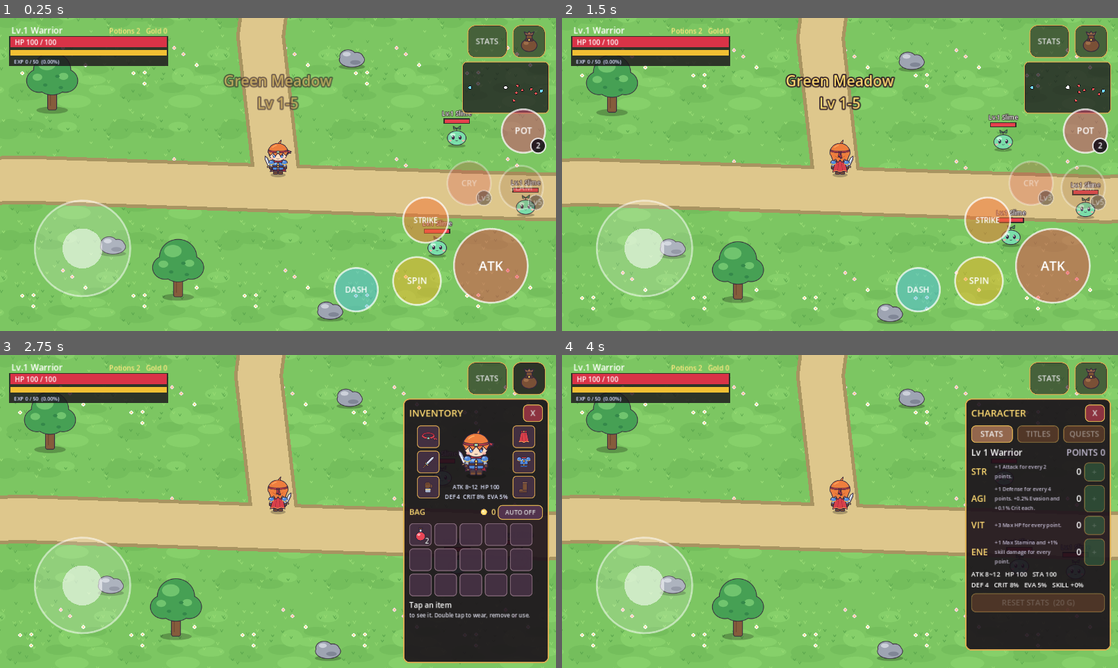
Above: before the commit, frames 1-4 (two rows, left to right).
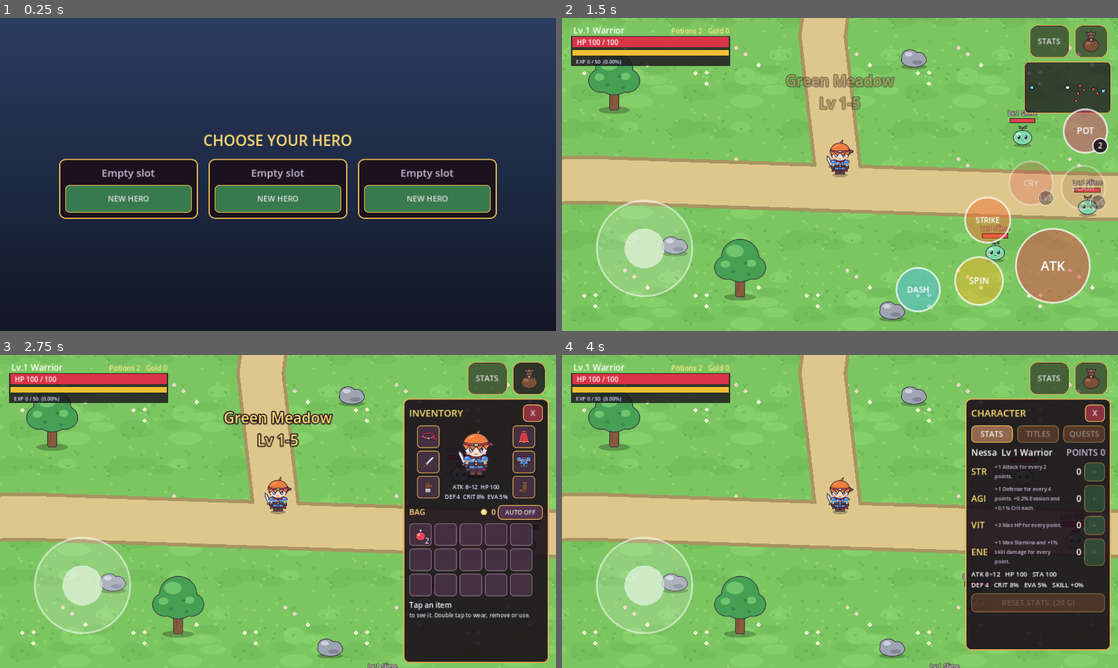
Above: after the commit, the same moments.

Repository: lepri17/fantasy-mmorpg
Game: Godot game, scene res://scenes/ui/character_select.tscn
Same seed, same stepped clock (60 frames per second), same inputs: the game is played once before the commit and once after it. Before the commit the project starts from res://scenes/main.tscn. Sound files missing from this copy of the repository are replaced by a short silence.
Inputs (mouse positions are in pixels of both pictures, inside the frame that each line leads up to):
- Up to frame 1 (0.25 s): no input
- Up to frame 2 (1.5 s): click (689, 199) at 0.5 s, where only the run after the commit has a clickable "NEW HERO"; click (767, 249) at 1.25 s, where only the run after the commit has a clickable "CHOOSE"
- Up to frame 3 (2.75 s): click (528, 380) at 2 s
- Up to frame 4 (4 s): click "STATS" at 2.75 s; click "STATS" at 3.5 s

The runs differ from the first frame. In frame 1, 100% of the frame differs, in the area x 0-100%, y 0-100%; in frame 2, 9.2%; in frame 3, 6.8%; in frame 4, 6.2%.

Commit message:
Stage 7B: character screen with save slots, and the job advancement
- The game opens on a character screen: three slots, each with PLAY and
  DELETE (asks first), and NEW HERO on an empty slot: pick a class and a
  name. For now a new hero can be a Warrior or an Archer; the mage is in
  the game but not offered (classes.json "playable").
- One file per slot (save_file.gd); the single save from before becomes
  the first slot.
- P6 job advancement: Master Hale, the Class Master, stands in Willow
  Town. At level 10 his Trial of the King asks for the Slime King; after
  it the Warrior is a Champion and the Archer a Ranger (the Mage would be
  a Sorcerer): a bonus (HP, attack, crit or mana), the fifth skill, the
  class's own gear (Champion Cape, Azure Hood) and a glow under the hero.
- Tests: the trial and the advancement, the character screen on test
  files (278 checks). Screenshots of the Ranger and both screens.

Co-Authored-By: Claude Opus 5.5 <noreply@anthropic.com>
Claude-Session: https://claude.ai/code/session_017mrmjVddk55zTg5TUzkK7p

Diff:
--- a/client/data/classes.json
+++ b/client/data/classes.json
@@ -2,6 +2,10 @@
   "order": [
     "warrior",
     "mage",
+    "archer"
+  ],
+  "playable": [
+    "warrior",
     "archer"
   ],
   "classes": {
@@ -27,7 +31,12 @@
           1.0,
           0.72,
           0.3
-        ]
+        ],
+        "item": "champion_cape",
+        "bonus": {
+          "max_hp": 40,
+          "attack": 4
+        }
       }
     },
     "mage": {
@@ -92,7 +101,13 @@
           0.62,
           0.52,
           1.0
-        ]
+        ],
+        "item": "starlit_hat",
+        "bonus": {
+          "max_hp": 25,
+          "attack": 4,
+          "max_stamina": 30
+        }
       }
     },
     "archer": {
@@ -150,7 +165,13 @@
           0.45,
           0.85,
           1.0
-        ]
+        ],
+        "item": "azure_hood",
+        "bonus": {
+          "max_hp": 30,
+          "attack": 4,
+          "crit_chance": 0.03
+        }
       }
     }
   }
--- a/client/data/maps.json
+++ b/client/data/maps.json
@@ -203,6 +203,14 @@
           "pos": [
             1024,
             380
+          ]
+        },
+        {
+          "type": "npc",
+          "id": "master",
+          "pos": [
+            1024,
+            900
           ]
         }
       ],
--- a/client/data/npcs.json
+++ b/client/data/npcs.json
@@ -60,5 +60,14 @@
     "services": [
       "quests"
     ]
+  },
+  "master": {
+    "name": "Master Hale",
+    "title": "Class Master",
+    "look": "master",
+    "greeting": "Reach level 10 and come to me for your trial. Pass it, and your class grows.",
+    "services": [
+      "quests"
+    ]
   }
 }
--- a/client/data/quests.json
+++ b/client/data/quests.json
@@ -119,5 +119,22 @@
       "gold": 150
     },
     "daily": true
+  },
+  "trial_of_the_king": {
+    "name": "Trial of the King",
+    "giver": "master",
+    "level": 10,
+    "text": "You have grown strong. Defeat the Slime King in Mossy Woods, and I will show you the higher path of your class.",
+    "done_text": "The King has fallen. From today you walk a higher path: a new name, a new skill, and something to wear for it.",
+    "goal": {
+      "type": "kill",
+      "monster": "slime_king",
+      "count": 1
+    },
+    "reward": {
+      "xp": 500,
+      "gold": 300,
+      "advance": true
+    }
   }
 }
--- a/client/project.godot
+++ b/client/project.godot
@@ -6,7 +6,7 @@
 [application]
 
 config/name="Fantasy MMORPG (Prototype)"
-run/main_scene="res://scenes/main.tscn"
+run/main_scene="res://scenes/ui/character_select.tscn"
 config/icon="res://icon.png"
 config/features=PackedStringArray("GL Compatibility")
 
--- /dev/null
+++ b/client/scenes/ui/character_select.tscn
@@ -0,0 +1,12 @@
+[gd_scene load_steps=2 format=3]
+
+[ext_resource type="Script" path="res://scripts/ui/character_select.gd" id="1_select"]
+
+[node name="CharacterSelect" type="Control"]
+layout_mode = 3
+anchors_preset = 15
+anchor_right = 1.0
+anchor_bottom = 1.0
+grow_horizontal = 2
+grow_vertical = 2
+script = ExtResource("1_select")
--- a/client/scripts/player/class_db.gd
+++ b/client/scripts/player/class_db.gd
@@ -10,6 +10,11 @@
 ## Class ids in the order the character screen shows them.
 static func ids() -> Array:
 	return GameData.table("classes")["order"]
+
+
+## The classes a new hero can be (classes.json "playable"; the mage waits for now).
+static func playable() -> Array:
+	return GameData.table("classes").get("playable", ids())
 
 
 static func exists(class_id: String) -> bool:
@@ -52,6 +57,12 @@
 	return data["advanced"]["name"] if advanced else data["name"]
 
 
+## The colour of the glow under a hero who made the job advancement.
+static func advanced_color(class_id: String) -> Color:
+	var rgb: Array = info(class_id)["advanced"]["color"]
+	return Color(rgb[0], rgb[1], rgb[2])
+
+
 ## The colour of the second bar (stamina or mana).
 static func resource_color(class_id: String) -> Color:
 	var rgb: Array = info(class_id)["resource_color"]
--- a/client/scripts/player/player.gd
+++ b/client/scripts/player/player.gd
@@ -22,6 +22,8 @@
 var _light: PointLight2D
 var _silhouette: AnimatedSprite2D
 var _silhouette_check: float = 0.0
+## Time for the pulse of the job advancement glow.
+var _aura_time: float = 0.0
 
 
 func _ready() -> void:
@@ -45,7 +47,23 @@
 	_make_silhouette()
 
 
+## After the job advancement, a soft ring in the class's colour under the hero
+## (drawn under the sprite, which is a child).
+func _draw() -> void:
+	if not stats.advanced:
+		return
+	var color: Color = ClassDb.advanced_color(stats.class_id)
+	var pulse: float = 0.5 + 0.5 * sin(_aura_time * 3.0)
+	draw_set_transform(Vector2(0.0, 2.0), 0.0, Vector2(1.0, 0.45))
+	draw_circle(Vector2.ZERO, 30.0, Color(color, 0.14))
+	var ring := Color(color, 0.5 + 0.3 * pulse)
+	draw_arc(Vector2.ZERO, 31.0 + pulse * 3.0, 0.0, TAU, 40, ring, 3.0, true)
+
+
 func _physics_process(delta: float) -> void:
+	if stats.advanced:
+		_aura_time += delta
+		queue_redraw()
 	_update_silhouette(delta)
 	if is_dead:
 		return
--- a/client/scripts/player/player_base.gd
+++ b/client/scripts/player/player_base.gd
@@ -387,7 +387,10 @@
 		return
 	var quest: Dictionary = QuestLog.list[quest_id]
 	var reward: Dictionary = quest.get("reward", {})
-	if not stats.room_for(reward.get("items", [])):
+	var reward_items: Array = reward.get("items", []).duplicate()
+	if reward.get("advance", false):
+		reward_items.append({"id": ClassDb.info(stats.class_id)["advanced"]["item"], "count": 1})
+	if not stats.room_for(reward_items):
 		_say("Make room in your bag for the reward first.", WARNING_COLOR)
 		return
 	if quest["goal"]["type"] == "collect":
@@ -402,7 +405,25 @@
 		add_gold(int(reward["gold"]))
 	if int(reward.get("xp", 0)) > 0:
 		gain_xp(int(reward["xp"]))
-	_progress_changed()
+	if reward.get("advance", false):
+		_advance()
+	_progress_changed()
+
+
+## The job advancement (P6): the class gets its new name, a bonus, the fifth
+## skill and its own piece of gear to wear; a glow under the hero shows it.
+func _advance() -> void:
+	if stats.advanced:
+		return
+	stats.advanced = true
+	var info: Dictionary = ClassDb.info(stats.class_id)["advanced"]
+	stats.add_item(info["item"], 1)
+	var new_name: String = ClassDb.display_name(stats.class_id, true)
+	_say("You are now a %s! Got %s." % [new_name, _item_name(info["item"])], QUEST_COLOR)
+	get_tree().call_group("hud", "show_banner", "You are now a %s!" % new_name, "A new skill opens")
+	Burst.spawn(self, Vector2(0, -24), ClassDb.advanced_color(stats.class_id), 60, 280.0)
+	_sfx("levelup")
+	_limits_changed()
 
 
 ## Talking to a townsperson finishes the "talk" goals about them.
--- a/client/scripts/player/save_file.gd
+++ b/client/scripts/player/save_file.gd
@@ -1,26 +1,72 @@
 extends RefCounted
-## Local save of the character's progress, as a small file on the device.
-## Temporary home for this data: once there is a server, the server keeps it.
+## Local saves of the heroes' progress, as small files on the device: one file
+## per slot of the character screen. Temporary home for this data: once there
+## is a server, the server keeps it.
 
+const PlayerStats := preload("res://scripts/player/player_stats.gd")
 const DEFAULT_PATH := "user://save.cfg"
 const SECTION := "character"
+## The character screen keeps up to three heroes.
+const SLOT_COUNT := 3
+const SLOT_PATH := "user://slot_%d.cfg"
 
-## Where the save lives. The smoke test points this at its own file.
+## Where the hero being played is saved. The character screen sets it to the
+## chosen slot; the smoke test points it at its own file.
 static var path: String = DEFAULT_PATH
+## Where the slots are. The smoke test points them at its own files.
+static var slot_pattern: String = SLOT_PATH
 
 
 static func load_data() -> Dictionary:
+	return _read(path)
+
+
+static func save_data(data: Dictionary) -> void:
+	_write(path, data)
+
+
+static func slot_path(slot: int) -> String:
+	return slot_pattern % slot
+
+
+## A slot's save, read without playing it ({} for an empty slot).
+static func peek(slot: int) -> Dictionary:
+	return _read(slot_path(slot))
+
+
+## A new hero: only the class and the name. The game gives the class's starting
+## gear when it loads (player_stats.gd from_dict).
+static func create_slot(slot: int, class_id: String, hero_name: String) -> void:
+	_write(
+		slot_path(slot), {"version": PlayerStats.SAVE_VERSION, "class": class_id, "name": hero_name}
+	)
+
+
+static func delete_slot(slot: int) -> void:
+	if FileAccess.file_exists(slot_path(slot)):
+		DirAccess.remove_absolute(ProjectSettings.globalize_path(slot_path(slot)))
+
+
+## The one save from before the character screen becomes the first slot.
+static func adopt_old_save(old_path: String = DEFAULT_PATH) -> void:
+	if FileAccess.file_exists(old_path) and not FileAccess.file_exists(slot_path(1)):
+		DirAccess.rename_absolute(
+			ProjectSettings.globalize_path(old_path), ProjectSettings.globalize_path(slot_path(1))
+		)
+
+
+static func _read(file_path: String) -> Dictionary:
 	var config := ConfigFile.new()
 	var data := {}
-	if config.load(path) != OK or not config.has_section(SECTION):
+	if config.load(file_path) != OK or not config.has_section(SECTION):
 		return data
 	for key in config.get_section_keys(SECTION):
 		data[key] = config.get_value(SECTION, key)
 	return data
 
 
-static func save_data(data: Dictionary) -> void:
+static func _write(file_path: String, data: Dictionary) -> void:
 	var config := ConfigFile.new()
 	for key in data:
 		config.set_value(SECTION, key, data[key])
-	config.save(path)
+	config.save(file_path)
--- /dev/null
+++ b/client/scripts/ui/character_select.gd
@@ -0,0 +1,241 @@
+extends Control
+## The first screen: the saved heroes in three slots, each with PLAY and
+## DELETE, and NEW HERO on an empty slot: pick a class (Warrior or Archer for
+## now) and a name. PLAY loads that hero's save and starts the game.
+
+const SaveFile := preload("res://scripts/player/save_file.gd")
+const ClassDb := preload("res://scripts/player/class_db.gd")
+const HeroLook := preload("res://scripts/player/hero_look.gd")
+const UiStyle := preload("res://scripts/ui/ui_style.gd")
+const GameData := preload("res://scripts/data/game_data.gd")
+const MAIN_SCENE := "res://scenes/main.tscn"
+## The hero sheets: cell size, and the idle frames in the first row (facing down).
+const CELL := 128
+const IDLE_FRAMES := 4
+const IDLE_SECONDS := 0.2
+const CARD_SIZE := Vector2(320, 0)
+const PREVIEW_SIZE := Vector2(170, 170)
+const NAMES := ["Aren", "Lio", "Nessa", "Tavi", "Elin", "Doran", "Pip", "Wren", "Quill", "Brin"]
+const BACKGROUND_TOP := Color(0.17, 0.24, 0.38)
+const BACKGROUND_BOTTOM := Color(0.07, 0.09, 0.15)
+const DIM_TEXT := Color(0.78, 0.75, 0.84)
+const GREEN := Color(0.22, 0.48, 0.3)
+const RED := Color(0.55, 0.2, 0.2)
+const BROWN := Color(0.5, 0.3, 0.18)
+
+## False in the smoke test: PLAY then only picks the save, without changing scene.
+var starts_game: bool = true
+## The slot NEW HERO fills (1..3).
+var new_slot: int = 0
+
+var _title: Label
+var _cards: HBoxContainer
+var _name_row: HBoxContainer
+var _name_edit: LineEdit
+var _back_button: Button
+## The idle frames shown on the cards; they move on together.
+var _previews: Array[AtlasTexture] = []
+var _idle_time: float = 0.0
+## The slot whose DELETE was pressed once (a second press deletes), or 0.
+var _delete_armed: int = 0
+
+
+func _ready() -> void:
+	SaveFile.adopt_old_save()
+	set_anchors_preset(Control.PRESET_FULL_RECT)
+	resized.connect(queue_redraw)
+	_build()
+	show_slots()
+
+
+func _process(delta: float) -> void:
+	_idle_time += delta
+	var column: int = int(_idle_time / IDLE_SECONDS) % IDLE_FRAMES
+	for preview in _previews:
+		preview.region = Rect2(column * CELL, 0, CELL, CELL)
+
+
+func _draw() -> void:
+	var corners := PackedVector2Array(
+		[Vector2.ZERO, Vector2(size.x, 0.0), size, Vector2(0.0, size.y)]
+	)
+	var colors := PackedColorArray(
+		[BACKGROUND_TOP, BACKGROUND_TOP, BACKGROUND_BOTTOM, BACKGROUND_BOTTOM]
+	)
+	draw_polygon(corners, colors)
+
+
+## The three save slots.
+func show_slots() -> void:
+	_delete_armed = 0
+	_show_slot_cards()
+
+
+## NEW HERO for a slot: the classes to choose from, and a name.
+func show_classes(slot: int) -> void:
+	new_slot = slot
+	_clear_cards()
+	_title.text = "NEW HERO"
+	_name_edit.text = NAMES.pick_random()
+	_name_row.show()
+	_back_button.show()
+	for class_id in ClassDb.playable():
+		_class_card(class_id)
+
+
+## Saves a new hero of the class in the chosen slot, and plays it.
+func create(class_id: String) -> void:
+	var hero_name: String = _name_edit.text.strip_edges().left(12)
+	if hero_name == "":
+		hero_name = NAMES.pick_random()
+	SaveFile.create_slot(new_slot, class_id, hero_name)
+	play(new_slot)
+
+
+## Plays the hero saved in the slot.
+func play(slot: int) -> void:
+	SaveFile.path = SaveFile.slot_path(slot)
+	if starts_game:
+		get_tree().change_scene_to_file(MAIN_SCENE)
+
+
+## DELETE asks first: the first press shows "SURE?", the second deletes.
+## Returns true when the hero was deleted.
+func request_delete(slot: int) -> bool:
+	if _delete_armed != slot:
+		_delete_armed = slot
+		_show_slot_cards()
+		return false
+	SaveFile.delete_slot(slot)
+	show_slots()
+	return true
+
+
+func _build() -> void:
+	var column := VBoxContainer.new()
+	column.set_anchors_preset(Control.PRESET_FULL_RECT)
+	column.offset_left = 40.0
+	column.offset_top = 24.0
+	column.offset_right = -40.0
+	column.offset_bottom = -24.0
+	column.alignment = BoxContainer.ALIGNMENT_CENTER
+	column.add_theme_constant_override("separation", 18)
+	add_child(column)
+	_title = _centered(UiStyle.label("", 34, UiStyle.GOLD_TEXT))
+	column.add_child(_title)
+	_name_row = HBoxContainer.new()
+	_name_row.alignment = BoxContainer.ALIGNMENT_CENTER
+	_name_row.add_theme_constant_override("separation", 12)
+	_name_row.add_child(UiStyle.label("Name", 22, Color.WHITE))
+	_name_edit = LineEdit.new()
+	_name_edit.max_length = 12
+	_name_edit.custom_minimum_size = Vector2(260, 48)
+	_name_edit.add_theme_font_size_override("font_size", 22)
+	_name_row.add_child(_name_edit)
+	column.add_child(_name_row)
+	_cards = HBoxContainer.new()
+	_cards.alignment = BoxContainer.ALIGNMENT_CENTER
+	_cards.add_theme_constant_override("separation", 24)
+	column.add_child(_cards)
+	_back_button = UiStyle.button("BACK", BROWN, Vector2(180, 52))
+	_back_button.size_flags_horizontal = Control.SIZE_SHRINK_CENTER
+	_back_button.pressed.connect(show_slots)
+	column.add_child(_back_button)
+
+
+func _show_slot_cards() -> void:
+	_clear_cards()
+	_title.text = "CHOOSE YOUR HERO"
+	_name_row.hide()
+	_back_button.hide()
+	for slot in range(1, SaveFile.SLOT_COUNT + 1):
+		_slot_card(slot, SaveFile.peek(slot))
+
+
+func _slot_card(slot: int, data: Dictionary) -> void:
+	var box: VBoxContainer = _card()
+	if data.is_empty():
+		box.add_child(_centered(UiStyle.label("Empty slot", 24, DIM_TEXT)))
+		var new_button := UiStyle.button("NEW HERO", GREEN, Vector2(0, 64))
+		new_button.pressed.connect(show_classes.bind(slot))
+		box.add_child(new_button)
+		return
+	var class_id: String = str(data.get("class", ClassDb.DEFAULT))
+	var equipment = data.get("equipment", {})
+	box.add_child(_preview(class_id, equipment if equipment is Dictionary else {}))
+	var hero_name: String = str(data.get("name", ""))
+	if hero_name == "":
+		hero_name = "Hero %d" % slot
+	box.add_child(_centered(UiStyle.label(hero_name, 26, Color.WHITE)))
+	var class_text: String = ClassDb.display_name(class_id, data.get("advanced", false) == true)
+	var level_line: String = "Lv.%d %s" % [int(data.get("level", 1)), class_text]
+	box.add_child(_centered(UiStyle.label(level_line, 20, UiStyle.GOLD_TEXT)))
+	box.add_child(_centered(UiStyle.label(_map_name(str(data.get("map", ""))), 16, DIM_TEXT)))
+	var play_button := UiStyle.button("PLAY", GREEN, Vector2(0, 64))
+	play_button.pressed.connect(play.bind(slot))
+	box.add_child(play_button)
+	var delete_text: String = "SURE?" if _delete_armed == slot else "DELETE"
+	var delete_button := UiStyle.button(delete_text, RED, Vector2(0, 44))
+	delete_button.pressed.connect(request_delete.bind(slot))
+	box.add_child(delete_button)
+
+
+func _class_card(class_id: String) -> void:
+	var box: VBoxContainer = _card()
+	var info: Dictionary = ClassDb.info(class_id)
+	box.add_child(_preview(class_id, {}))
+	box.add_child(_centered(UiStyle.label(info["name"], 28, UiStyle.GOLD_TEXT)))
+	var text: Label = _centered(UiStyle.label(info["text"], 16, DIM_TEXT))
+	text.autowrap_mode = TextServer.AUTOWRAP_WORD_SMART
+	text.custom_minimum_size = Vector2(260, 0)
+	box.add_child(text)
+	var choose_button := UiStyle.button("CHOOSE", GREEN, Vector2(0, 64))
+	choose_button.pressed.connect(create.bind(class_id))
+	box.add_child(choose_button)
+
+
+## A framed card in the row; returns the box to fill.
+func _card() -> VBoxContainer:
+	var panel := PanelContainer.new()
+	panel.custom_minimum_size = CARD_SIZE
+	panel.add_theme_stylebox_override("panel", UiStyle.frame_style())
+	var box := VBoxContainer.new()
+	box.alignment = BoxContainer.ALIGNMENT_CENTER
+	box.add_theme_constant_override("separation", 10)
+	panel.add_child(box)
+	_cards.add_child(panel)
+	return box
+
+
+## The hero standing (first idle frame, facing down), in its gear; a new hero
+## in its class's starting gear.
+func _preview(class_id: String, equipment: Dictionary) -> TextureRect:
+	if equipment.is_empty():
+		equipment = ClassDb.rule(class_id, "starting_gear")
+	var frame := AtlasTexture.new()
+	frame.atlas = HeroLook.build(equipment, class_id)
+	frame.region = Rect2(0, 0, CELL, CELL)
+	_previews.append(frame)
+	var picture := TextureRect.new()
+	picture.texture = frame
+	picture.custom_minimum_size = PREVIEW_SIZE
+	picture.expand_mode = TextureRect.EXPAND_IGNORE_SIZE
+	picture.stretch_mode = TextureRect.STRETCH_KEEP_ASPECT_CENTERED
+	return picture
+
+
+func _clear_cards() -> void:
+	_previews.clear()
+	for child in _cards.get_children():
+		_cards.remove_child(child)
+		child.queue_free()
+
+
+func _map_name(map_id: String) -> String:
+	var maps: Dictionary = GameData.table("maps")["maps"]
+	return maps[map_id]["name"] if maps.has(map_id) else maps["field"]["name"]
+
+
+func _centered(label: Label) -> Label:
+	label.horizontal_alignment = HORIZONTAL_ALIGNMENT_CENTER
+	return label
--- a/client/tests/screenshots.gd
+++ b/client/tests/screenshots.gd
@@ -98,7 +98,34 @@
 	hud.toggle_inventory()
 	await _shot("17_archer_bag")
 	hud.toggle_inventory()
+	player.stats.advanced = true
+	player.add_item("azure_hood")
+	for i in player.stats.bag.size():
+		if player.stats.bag[i]["id"] == "azure_hood":
+			player.equip_from_bag(i)
+			break
+	hud.call("_refresh_progress")
+	await _frames(20)
+	await _shot("18_ranger")
 	GameScript.sky_seconds = -1.0
+	# The character screen, with two heroes saved
+	SaveFile.slot_pattern = "user://shots_slot_%d.cfg"
+	SaveFile.path = SaveFile.slot_path(1)
+	SaveFile.save_data(player.stats.to_dict())
+	SaveFile.create_slot(2, "warrior", "Doran")
+	SaveFile.delete_slot(3)
+	root.remove_child(main)
+	main.free()
+	var screen: Control = load("res://scenes/ui/character_select.tscn").instantiate()
+	screen.starts_game = false
+	root.add_child(screen)
+	await _frames(10)
+	await _shot("19_select")
+	screen.show_classes(3)
+	await _frames(5)
+	await _shot("20_new_hero")
+	for slot in range(1, SaveFile.SLOT_COUNT + 1):
+		SaveFile.delete_slot(slot)
 	DirAccess.remove_absolute(ProjectSettings.globalize_path(SAVE_PATH))
 	quit()
 
--- a/client/tests/smoke_classes.gd
+++ b/client/tests/smoke_classes.gd
@@ -10,6 +10,8 @@
 const PlayerStats = preload("res://scripts/player/player_stats.gd")
 const ItemDb = preload("res://scripts/items/item_db.gd")
 const GameData = preload("res://scripts/data/game_data.gd")
+const SaveFile = preload("res://scripts/player/save_file.gd")
+const SELECT_SCENE = preload("res://scenes/ui/character_select.tscn")
 ## Where the monsters not in a test wait, frozen.
 const PARK := Vector2(2300, 1350)
 
@@ -25,6 +27,7 @@
 	await _check_mage(player, hud)
 	await _check_archer(player, hud)
 	await _check_warrior_job(player, hud)
+	await _check_select()
 
 
 func _check_data() -> void:
@@ -253,8 +256,36 @@
 
 func _check_warrior_job(player, hud) -> void:
 	_become(player, hud, "warrior")
-	player.stats.advanced = true
-	hud.call("_refresh_progress")
+	player.stats.level = 9
+	player.accept_quest("trial_of_the_king")
+	t._check(
+		not player.stats.quests.active.has("trial_of_the_king"), "the trial waits for level 10"
+	)
+	player.stats.level = 10
+	var hp_before_job: int = player.stats.max_hp()
+	var hp_per_level: int = int(player.stats.rule("hp_per_level"))
+	player.accept_quest("trial_of_the_king")
+	t._check(
+		player.stats.quests.active.has("trial_of_the_king"),
+		"at level 10 Master Hale gives the Trial of the King"
+	)
+	player.record_kill("slime_king", false)
+	player.turn_in_quest("trial_of_the_king")
+	t._check(
+		player.stats.advanced and t._bag_index(player, "champion_cape") >= 0,
+		"beating the Slime King makes the warrior a Champion, with the Champion Cape"
+	)
+	var from_levels: int = (player.stats.level - 10) * hp_per_level  # the reward's XP
+	t._check(
+		player.stats.max_hp() == hp_before_job + 40 + from_levels,
+		"the advancement adds 40 HP (%d -> %d)" % [hp_before_job + from_levels, player.stats.max_hp()]
+	)
+	t._check(
+		hud.get("_panel").get("_class_name") == "Champion" and _button(hud, "skill_5").visible,
+		"the HUD says Champion and shows the fifth skill"
+	)
+	player.equip_from_bag(t._bag_index(player, "champion_cape"))
+	t._check(player.stats.equipped_id("cape") == "champion_cape", "the Champion wears the new cape")
 	var three: Array = _line_up(player, [Vector2(100, 0), Vector2(110, 60), Vector2(-120, 0)])
 	var before: Array = three.map(func(enemy): return enemy.hp)
 	player.facing = "right"
@@ -266,6 +297,57 @@
 	)
 	t._check(_button_label(hud, "skill") == "SPIN", "back as a warrior, the first button says SPIN")
 	_release(player)
+
+
+## The character screen: three slots, NEW HERO (Warrior or Archer), PLAY and
+## DELETE, on test files.
+func _check_select() -> void:
+	var game_save: String = SaveFile.path
+	SaveFile.slot_pattern = "user://test_slot_%d.cfg"
+	for slot in range(1, SaveFile.SLOT_COUNT + 1):
+		SaveFile.delete_slot(slot)
+	SaveFile.save_data({"version": 8, "level": 7, "gold": 5})
+	SaveFile.adopt_old_save(game_save)
+	t._check(
+		int(SaveFile.peek(1).get("level", 0)) == 7 and not FileAccess.file_exists(game_save),
+		"the save from before the character screen becomes the first slot"
+	)
+	var screen: Control = SELECT_SCENE.instantiate()
+	screen.starts_game = false
+	t.root.add_child(screen)
+	await t._frames(3)
+	var cards: HBoxContainer = screen.get("_cards")
+	t._check(cards.get_child_count() == 3, "the character screen shows three slots")
+	screen.show_classes(2)
+	t._check(
+		ClassDb.playable() == ["warrior", "archer"] and cards.get_child_count() == 2,
+		"a new hero can be a Warrior or an Archer (the mage waits for now)"
+	)
+	screen.get("_name_edit").text = "Tavi"
+	screen.create("archer")
+	var made: Dictionary = SaveFile.peek(2)
+	t._check(
+		made.get("class") == "archer" and made.get("name") == "Tavi",
+		"NEW HERO saves the class and the name in its slot"
+	)
+	t._check(SaveFile.path == SaveFile.slot_path(2), "and plays that slot")
+	var archer = PlayerStats.new()
+	archer.from_dict(made)
+	t._check(archer.equipped_id("weapon") == "short_bow", "the new archer starts with a bow")
+	screen.show_slots()
+	t._check(
+		not screen.request_delete(2) and FileAccess.file_exists(SaveFile.slot_path(2)),
+		"DELETE asks first"
+	)
+	t._check(
+		screen.request_delete(2) and SaveFile.peek(2).is_empty(), "and deletes on the second press"
+	)
+	screen.queue_free()
+	for slot in range(1, SaveFile.SLOT_COUNT + 1):
+		SaveFile.delete_slot(slot)
+	SaveFile.slot_pattern = SaveFile.SLOT_PATH
+	SaveFile.path = game_save
+	await t._frames(2)
 
 
 ## Turns the live hero into a new character of the class: its own gear, look,
--- a/client/tests/smoke_world.gd
+++ b/client/tests/smoke_world.gd
@@ -70,7 +70,7 @@
 
 	# --- the townspeople: TALK, the shop, storage, the healer and the guide (W1, W9)
 	var townspeople: Array = t.get_nodes_in_group("npcs")
-	t._check(townspeople.size() == 5, "five townspeople in Willow Town")
+	t._check(townspeople.size() == 6, "six townspeople in Willow Town")
 	var mira = townspeople.filter(func(npc): return npc.npc_id == "merchant")[0]
 	player.global_position = mira.global_position + Vector2(70, 30)
 	await t._frames(4)
Binary file added: client/assets/characters/npcs/master.png
